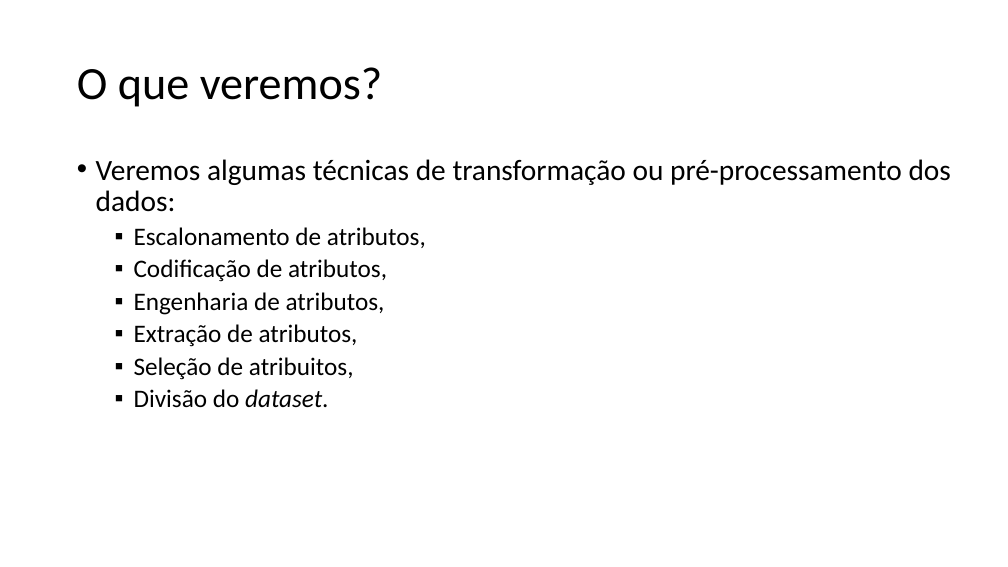
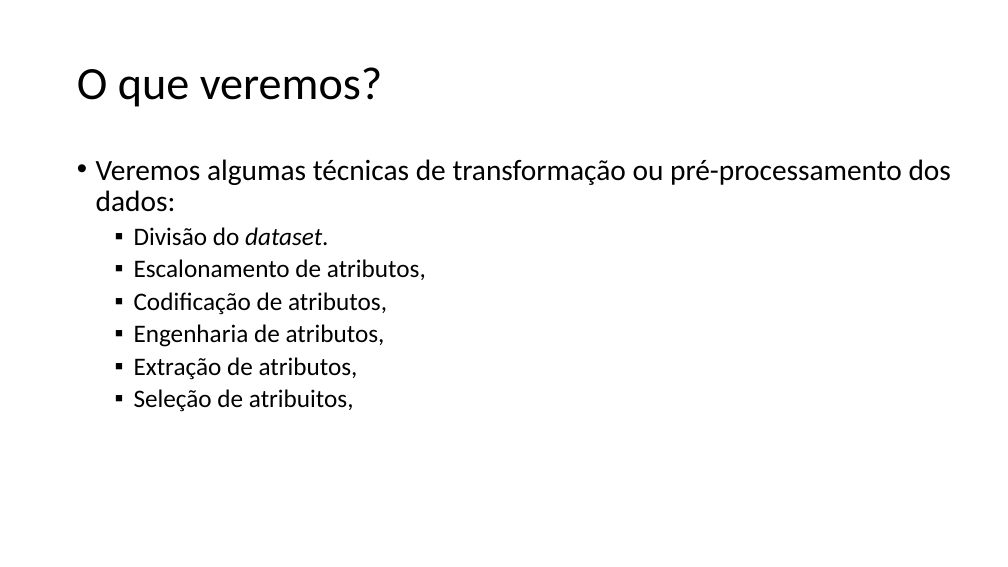
Before and after one commit to zz4fap/c24_inteligencia_artificial, a slide deck: slide 3 of slides/C24_Transformações.pptx. Drawn at 1008x567 pixels with LibreOffice and Linux fonts; fonts in the diff are those of the drawing. Boxes give left, top, right and bottom in pixels: in the first picture for what was removed or moved away, otherwise in the second. Text is boxed around its words. In the diff, an @@ line names an element or a change of style, - is before the commit and + after.

```diff
--- a/slides/C24_Transformações.pptx
+++ b/slides/C24_Transformações.pptx
@@ text at (134,227,328,246): paragraph added @@
+  ▪ Divisão do dataset.
@@ text at (134,389,328,408): paragraph removed @@
-  ▪ Divisão do dataset.
```
Also in this commit, not shown: 5 other slides changed, 2 slides added, 4 slides removed.
